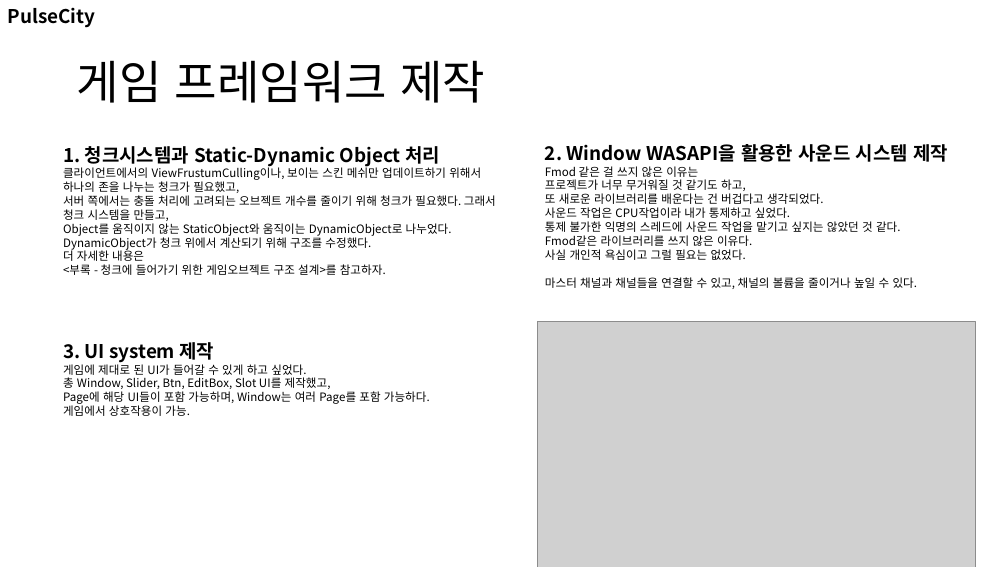
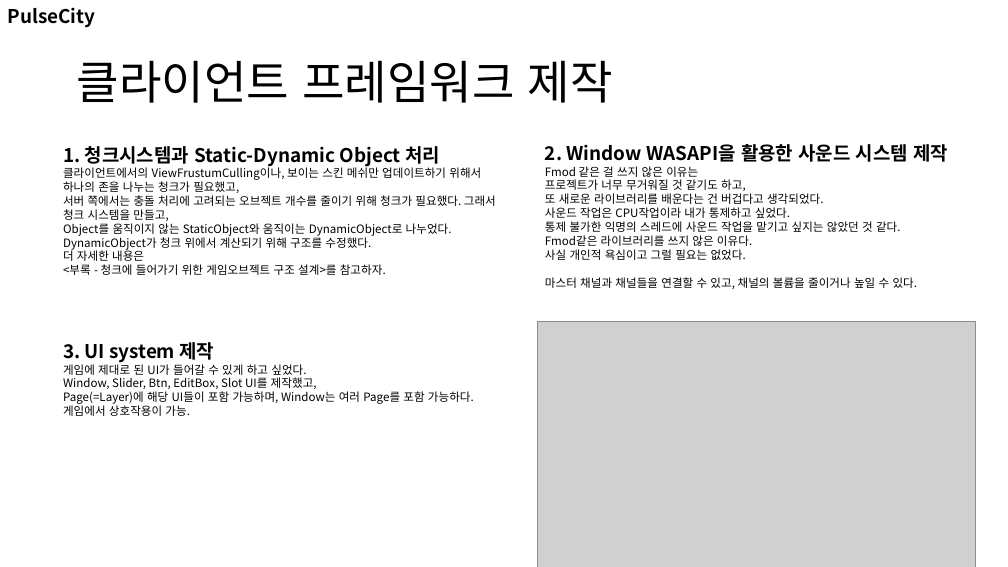
Before and after one commit to nohc2001/PulseCity, a slide deck: slide 9 of 포트폴리오/노훈철 포트폴리오.pptx (slide 8 before the commit). Drawn at 1008x567 pixels with LibreOffice and Linux fonts; fonts in the diff are those of the drawing; grey boxes stand for pictures. Boxes give left, top, right and bottom in pixels: in the first picture for what was removed or moved away, otherwise in the second. Text is boxed around its words. In the diff, an @@ line names an element or a change of style, - is before the commit and + after.

```diff
--- a/포트폴리오/노훈철 포트폴리오.pptx
+++ b/포트폴리오/노훈철 포트폴리오.pptx
@@ title at (77,60,613,103): text changed @@
-게임 프레임워크 제작
+클라이언트 프레임워크 제작
@@ text at (63,377,474,404): text changed @@
-총 Window, Slider, Btn, EditBox, Slot UI를 제작했고,
-Page에 해당 UI들이 포함 가능하며, Window는 여러 Page를 포함 가능하다.
+Window, Slider, Btn, EditBox, Slot UI를 제작했고,
+Page(=Layer)에 해당 UI들이 포함 가능하며, Window는 여러 Page를 포함 가능하다.
```
Also in this commit, not shown: 10 other slides changed, 1 slide added, 2 other files.
